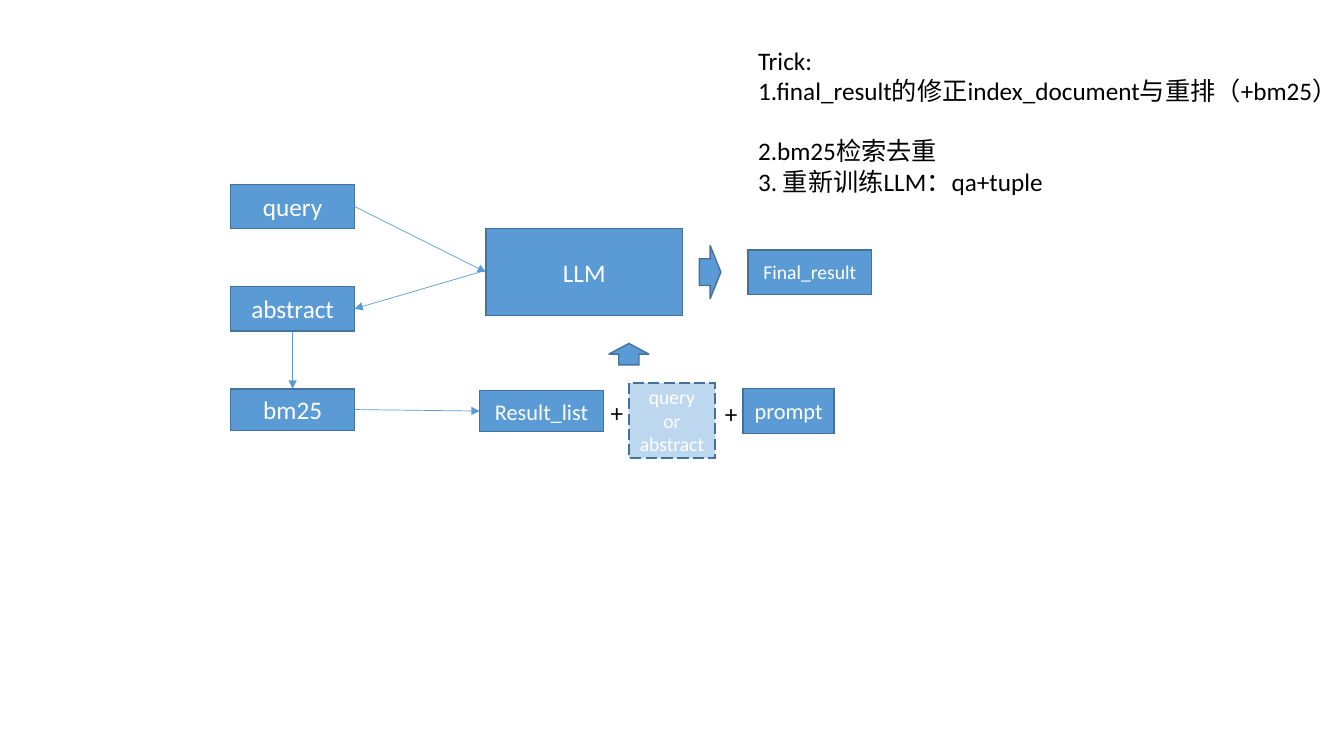
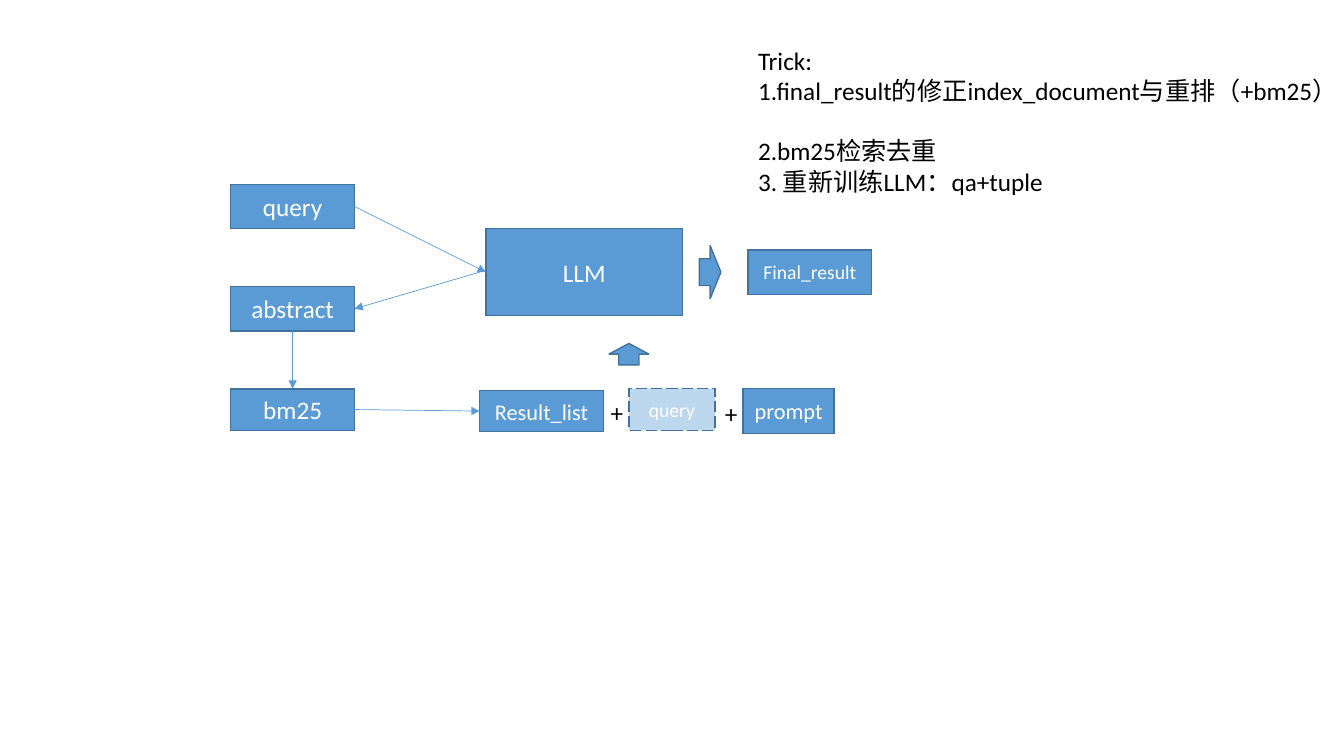
Before and after one commit to KATEhuang920909/KB_LLM, a slide deck: slide 1 of 流程图.pptx. Drawn at 1344x756 pixels with LibreOffice and Linux fonts; fonts in the diff are those of the drawing. Boxes give left, top, right and bottom in pixels: in the first picture for what was removed or moved away, otherwise in the second. Text is boxed around its words. In the diff, an @@ line names an element or a change of style, - is before the commit and + after.

```diff
--- a/流程图.pptx
+++ b/流程图.pptx
@@ rectangle "query": place and size @@
-rectangle "query" at [629,383,715,458]
+rectangle "query" at [629,389,715,431]
@@ text in rectangle at [649,408,695,420]: text changed @@
-query or
-abstract
+query
```
Also in this commit, not shown: 6 other files.
